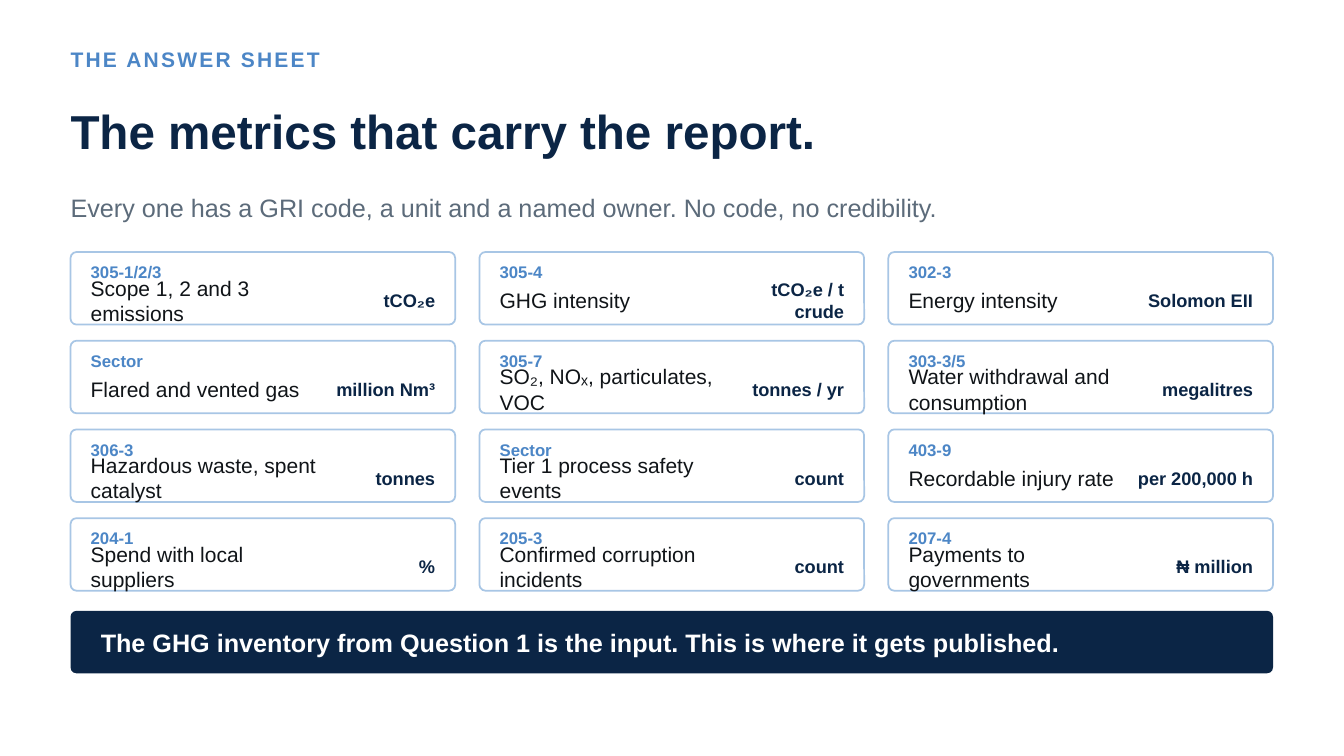
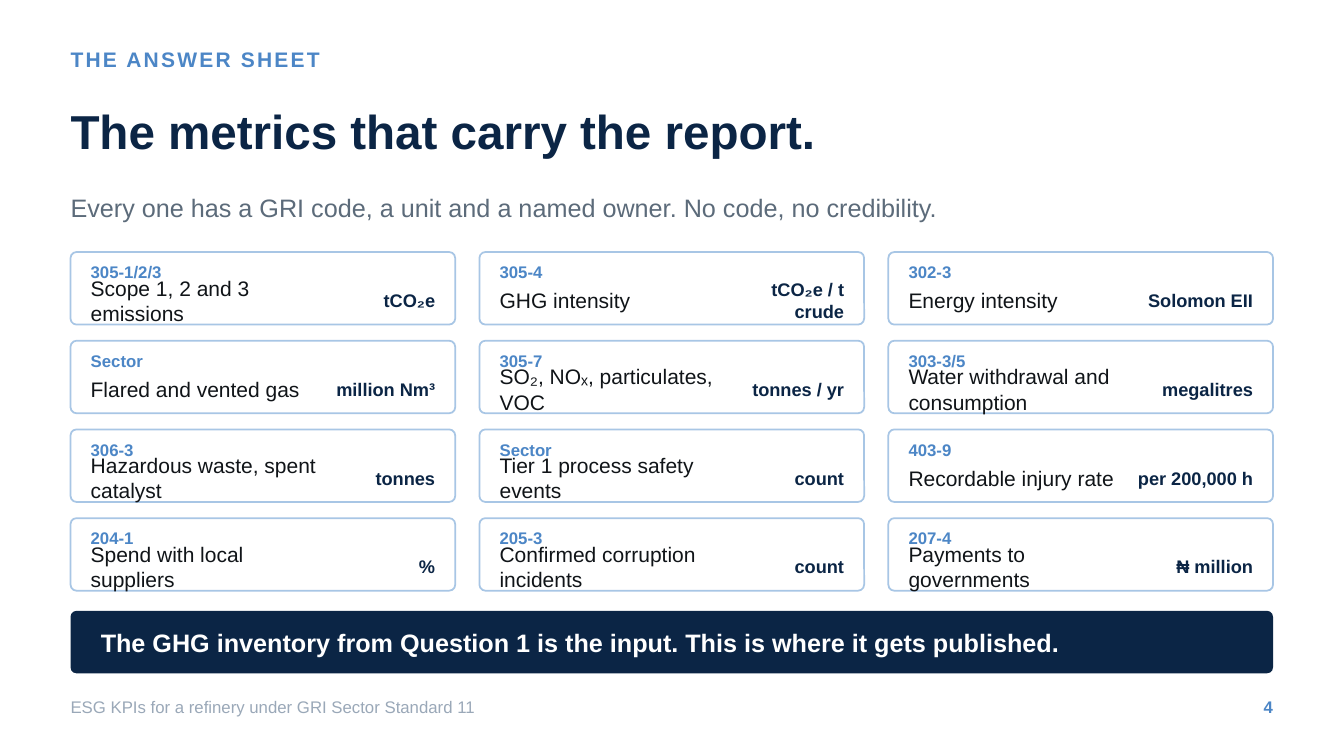
Before and after one commit to m-ichayah/Automations, a slide deck: slide 4 of dist/GRI-11-ESG-KPIs-Slides.pptx. Drawn at 1344x756 pixels with LibreOffice and Linux fonts; fonts in the diff are those of the drawing. Boxes give left, top, right and bottom in pixels: in the first picture for what was removed or moved away, otherwise in the second. Text is boxed around its words. In the diff, an @@ line names an element or a change of style, - is before the commit and + after.

```diff
--- a/dist/GRI-11-ESG-KPIs-Slides.pptx
+++ b/dist/GRI-11-ESG-KPIs-Slides.pptx
@@ text added at (x1=71, y1=701, x2=474, y2=717), 12 pt, text #9AA8B8 @@
+ESG KPIs for a refinery under GRI Sector Standard 11
@@ text added at (x1=1264, y1=701, x2=1273, y2=713), 12 pt, text #4C86C6, bold @@
+4
```
Also in this commit, not shown: 10 other files.
